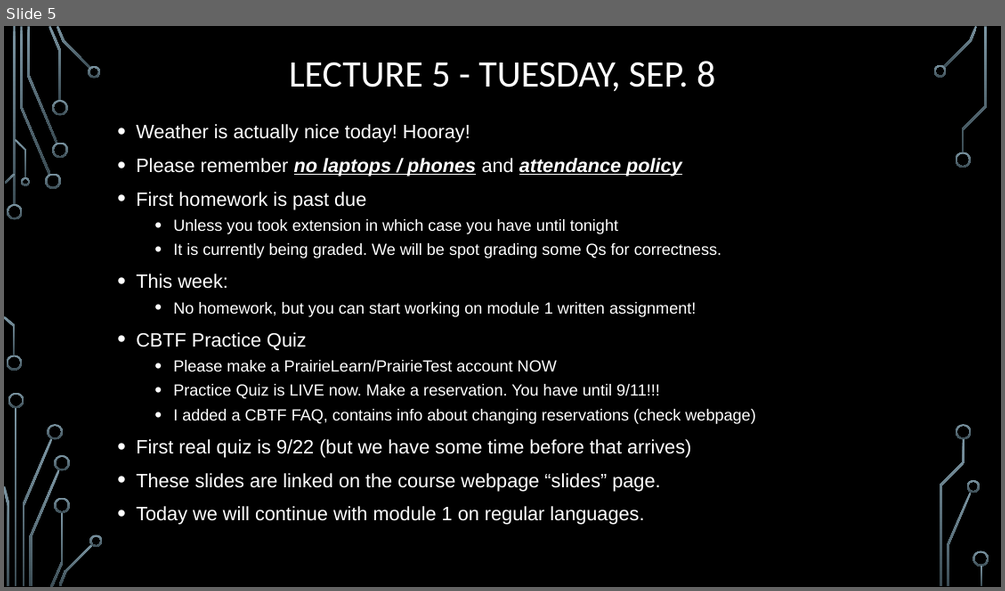
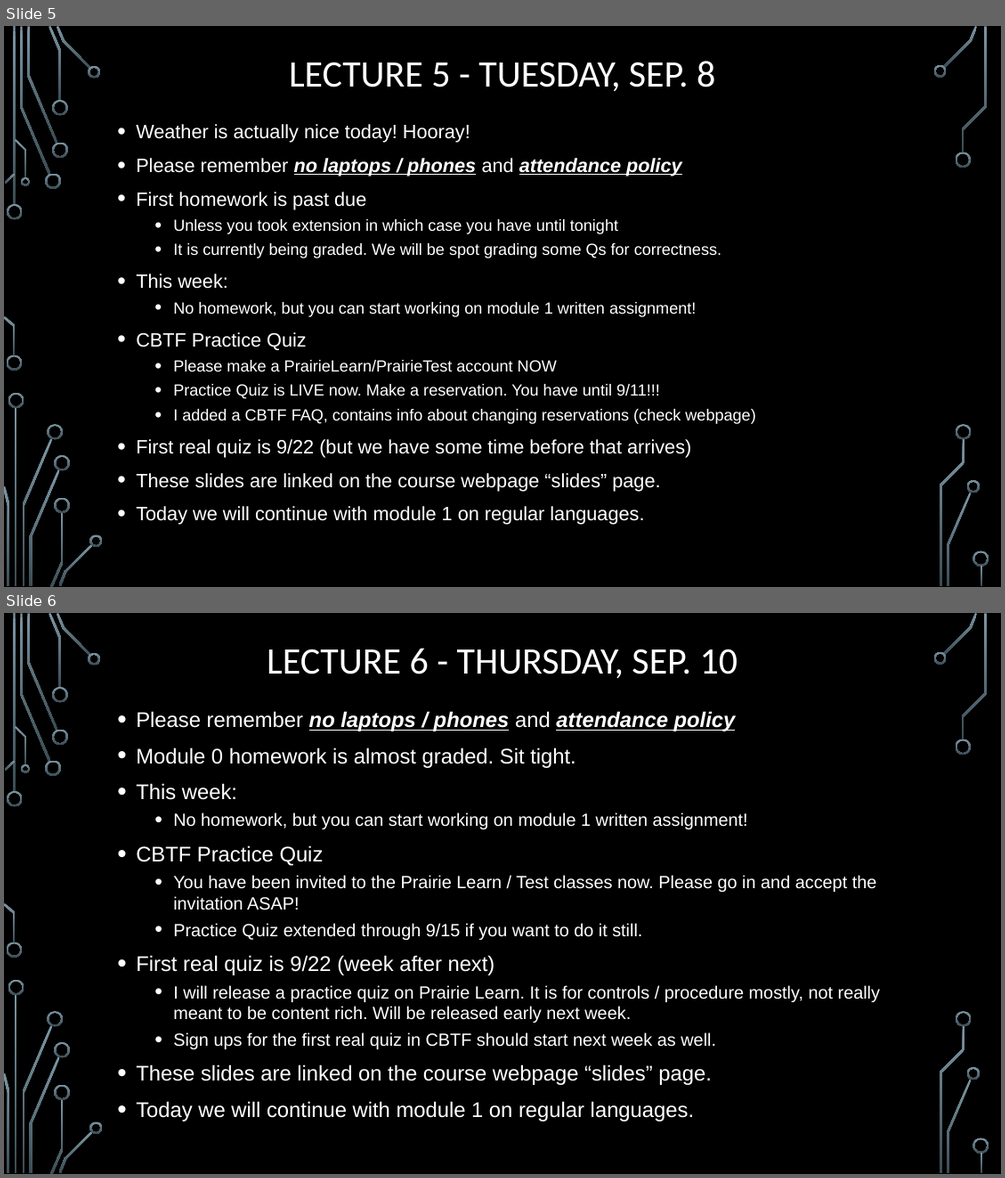
Before and after one commit to markfloryan/dmt2, a slide deck: slides/00-DailyAnnouncements.pptx. Shown one above the other, each under a label of ours: slide 5 before the commit, slides 5 and 6 after it. The pictures are 1005x591 and 1005x1178 pixels, drawn with LibreOffice and Linux fonts; fonts in the diff are those of the drawing; background and template pictures are left out. Boxes give left, top, right and bottom in pixels: in the first picture for what was removed or moved away, otherwise in the second. Text is boxed around its words. In the diff, an @@ line names an element or a change of style, - is before the commit and + after.

```diff
--- a/slides/00-DailyAnnouncements.pptx
+++ b/slides/00-DailyAnnouncements.pptx
@@ slide 6 added at (4, 613, 1001, 1174), background picture (left out); not listed: 36 template elements that a slide beside it also shows @@
@@ title added at (267, 648, 738, 678), 36 pt, text #FFFFFF @@
+LECTURE 6 - THURSDAY, SEP. 10
@@ text added at (136, 711, 880, 1121), 17 pt, text #FFFFFF @@
+• Please remember no laptops / phones and attendance policy
+• Module 0 homework is almost graded. Sit tight.
+• This week:
+  • No homework, but you can start working on module 1 written assignment!
+• CBTF Practice Quiz
+  • You have been invited to the Prairie Learn / Test classes now. Please go in and accept the invitation ASAP!
+  • Practice Quiz extended through 9/15 if you want to do it still.
+• First real quiz is 9/22 (week after next)
+  • I will release a practice quiz on Prairie Learn. It is for controls / procedure mostly, not really meant to be content rich. Will be released early next week.
+  • Sign ups for the first real quiz in CBTF should start next week as well.
+• These slides are linked on the course webpage “slides” page.
+• Today we will continue with module 1 on regular languages.
```
Also in this commit, not shown: 1 slide changed, 1 other file.
